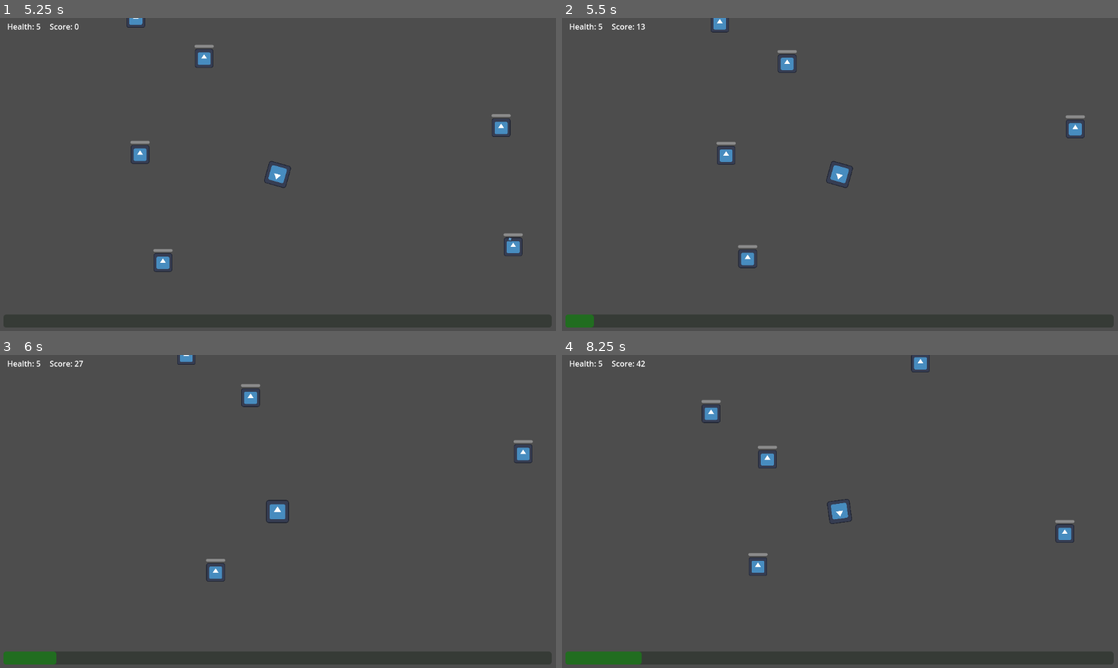
Above: before the commit, frames 1-4 (two rows, left to right).
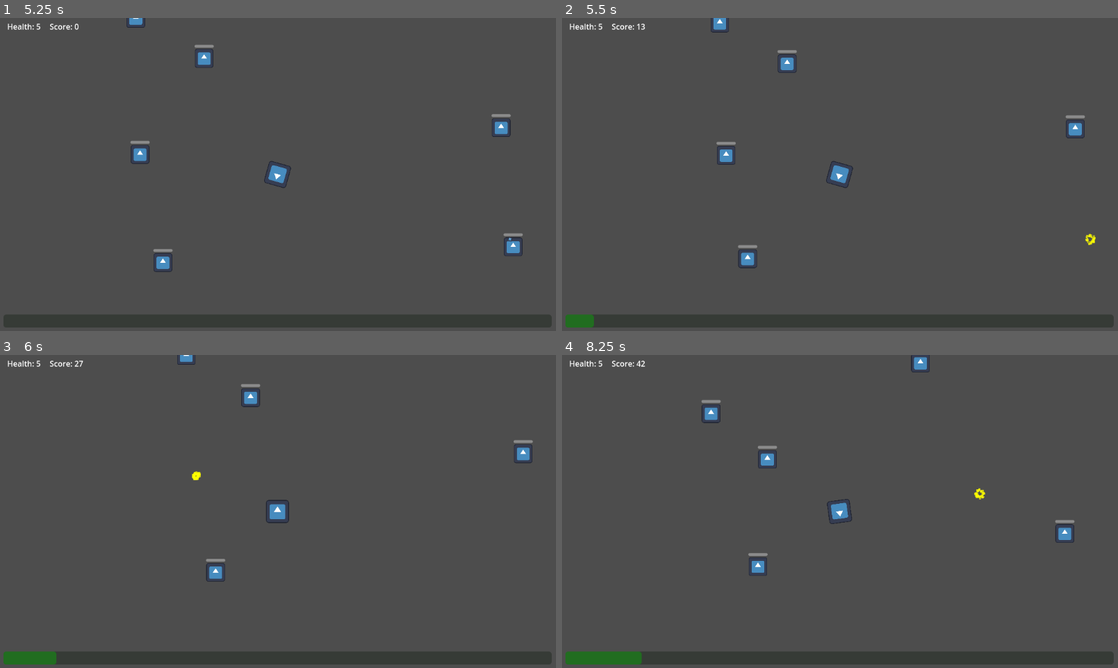
Above: after the commit, the same moments.

Repository: pengpa0012/godot-2d-survivor
Game: Godot game, scene res://scene/start_menu.tscn
Two runs of this game, one before a commit and one after it. Both use one fixed random seed, a clock stepped at 60 frames per second and the inputs below. The engine's default icon, where the game draws it, is replaced by a stand-in: a white triangle on a blue panel in a dark square. Sound files missing from this copy of the repository are replaced by a short silence.
Inputs (mouse positions are in pixels of both pictures, inside the frame that each line leads up to):
- Up to frame 1 (5.25 s): click "START" at 0.5 s; move the mouse to (400, 158) at 1.27 s; hold Right (ui_right) 1.28-2.03 s; move the mouse to (166, 190) at 2.02 s; hold Down (ui_down) 2.03-2.78 s; move the mouse to (333, 105) at 2.77 s; hold Right (ui_right) 2.78-3.53 s; move the mouse to (250, 237) at 3.52 s; hold Up (ui_up) 3.53-4.28 s; move the mouse to (444, 221) at 4.27 s; hold Left (ui_left) from 4.28 s (still down); move the mouse to (111, 127) at 5.02 s
- Up to frame 2 (5.5 s): keep holding Left (ui_left)
- Up to frame 3 (6 s): move the mouse to (305, 511) at 5.77 s; release Left (ui_left) at 5.78 s; hold Down (ui_down) from 5.78 s (still down)
- Up to frame 4 (8.25 s): move the mouse to (756, 433) at 6.52 s; release Down (ui_down) at 6.53 s; hold Right (ui_right) 6.53-7.28 s; move the mouse to (962, 495) at 7.27 s; hold Up (ui_up) 7.28-8.03 s; move the mouse to (728, 527) at 8.02 s; hold Right (ui_right) from 8.03 s (still down)

Frame 1 is identical in both runs. In frame 2, less than 0.1% of the frame differs, in the area x 94-96%, y 68-73%; in frame 3, less than 0.1%; in frame 4, less than 0.1%, in the area x 74-77%, y 42-47%.

Commit message:
added sfx, particles, enemy speed

Diff:
--- a/project.godot
+++ b/project.godot
@@ -21,6 +21,7 @@
 
 [display]
 
+window/size/mode=3
 window/stretch/mode="viewport"
 
 [input]
--- a/scene/enemy.tscn
+++ b/scene/enemy.tscn
@@ -1,7 +1,8 @@
-[gd_scene load_steps=5 format=3 uid="uid://dxgdhq8b6ktc"]
+[gd_scene load_steps=6 format=3 uid="uid://dxgdhq8b6ktc"]
 
 [ext_resource type="Script" path="res://script/enemy.gd" id="1_ntoe2"]
 [ext_resource type="Texture2D" uid="uid://bhyxpw32i750f" path="res://icon.svg" id="1_ou4e2"]
+[ext_resource type="AudioStream" uid="uid://clcfsab1s5i62" path="res://sfx/explode.mp3" id="3_72gd2"]
 
 [sub_resource type="RectangleShape2D" id="RectangleShape2D_2xhui"]
 size = Vector2(39.25, 38)
@@ -32,3 +33,8 @@
 offset_bottom = -22.0
 value = 100.0
 show_percentage = false
+
+[node name="death" type="AudioStreamPlayer2D" parent="."]
+stream = ExtResource("3_72gd2")
+
+[connection signal="finished" from="death" to="." method="_on_death_finished"]
--- a/scene/player.tscn
+++ b/scene/player.tscn
@@ -1,8 +1,10 @@
-[gd_scene load_steps=6 format=3 uid="uid://cxgeferijl2u"]
+[gd_scene load_steps=8 format=3 uid="uid://cxgeferijl2u"]
 
 [ext_resource type="Script" path="res://script/player.gd" id="1_uhno3"]
 [ext_resource type="Texture2D" uid="uid://bhyxpw32i750f" path="res://icon.svg" id="1_xc014"]
+[ext_resource type="AudioStream" uid="uid://cual6ks0omxvk" path="res://sfx/shoot.mp3" id="2_acj3s"]
 [ext_resource type="Script" path="res://script/aim.gd" id="2_bll8h"]
+[ext_resource type="AudioStream" uid="uid://bbm85y2to3dxo" path="res://sfx/hurt.mp3" id="2_t8l5s"]
 
 [sub_resource type="RectangleShape2D" id="RectangleShape2D_d4dsk"]
 size = Vector2(42.5, 42.5)
@@ -12,6 +14,14 @@
 
 [node name="player" type="CharacterBody2D"]
 script = ExtResource("1_uhno3")
+
+[node name="hurt" type="AudioStreamPlayer2D" parent="."]
+stream = ExtResource("2_t8l5s")
+volume_db = 10.0
+
+[node name="shoot" type="AudioStreamPlayer2D" parent="."]
+stream = ExtResource("2_acj3s")
+volume_db = -10.0
 
 [node name="fire" type="Timer" parent="."]
 autostart = true
--- a/scene/projectile.tscn
+++ b/scene/projectile.tscn
@@ -1,10 +1,15 @@
-[gd_scene load_steps=4 format=3 uid="uid://c84j67ebm38la"]
+[gd_scene load_steps=5 format=3 uid="uid://c84j67ebm38la"]
 
 [ext_resource type="Texture2D" uid="uid://bhyxpw32i750f" path="res://icon.svg" id="1_248yl"]
 [ext_resource type="Script" path="res://script/projectile.gd" id="1_xwa6r"]
 
 [sub_resource type="CircleShape2D" id="CircleShape2D_ldqrk"]
 radius = 4.0
+
+[sub_resource type="Curve" id="Curve_1o3hh"]
+max_value = 10.0
+_data = [Vector2(0, 0.769231), 0.0, 0.0, 0, 0, Vector2(1, 0), 0.0, 0.0, 0, 0]
+point_count = 2
 
 [node name="projectile" type="Area2D"]
 script = ExtResource("1_xwa6r")
@@ -18,5 +23,26 @@
 
 [node name="VisibleOnScreenNotifier2D" type="VisibleOnScreenNotifier2D" parent="."]
 
+[node name="particles" type="CPUParticles2D" parent="."]
+emitting = false
+amount = 60
+lifetime = 0.5
+one_shot = true
+explosiveness = 1.0
+spread = 180.0
+gravity = Vector2(0, 0)
+initial_velocity_min = 19.5
+initial_velocity_max = 39.7
+radial_accel_min = 100.0
+radial_accel_max = 100.0
+scale_amount_min = 5.0
+scale_amount_max = 10.0
+scale_amount_curve = SubResource("Curve_1o3hh")
+color = Color(1, 1, 0, 0.654902)
+
+[node name="death_delay" type="Timer" parent="."]
+wait_time = 0.5
+
 [connection signal="body_shape_entered" from="." to="." method="_on_body_shape_entered"]
 [connection signal="screen_exited" from="VisibleOnScreenNotifier2D" to="." method="_on_visible_on_screen_notifier_2d_screen_exited"]
+[connection signal="timeout" from="death_delay" to="." method="_on_death_delay_timeout"]
--- a/script/enemy.gd
+++ b/script/enemy.gd
@@ -2,11 +2,27 @@
 
 @onready var player = get_node("/root/world/player")
 @onready var HEALTH_BAR = $HealthBar
+@onready var colShape = get_node("CollisionShape2D")
+@onready var colAreaShape = get_node("enemy/CollisionShape2D")
 var SPEED = 50
 var HEALTH = 1.0
 var INIT_HEALTH = 1.0
+var IS_DEAD = false
+var soundPlayed = false
 
 func _physics_process(delta):
+	if IS_DEAD && !soundPlayed:
+		$death.play()
+		$Icon.visible = false
+		$HealthBar.visible = false
+		colShape.disabled = true
+		colAreaShape.disabled = true
+		soundPlayed = true
+
 	if is_instance_valid(player):
 		velocity = position.direction_to(player.position) * SPEED
 		move_and_slide()
+
+
+func _on_death_finished():
+	queue_free()
--- a/script/player.gd
+++ b/script/player.gd
@@ -23,18 +23,20 @@
 
 
 func shoot():
+	$shoot.play()
 	var rotate = 0
 	for n in Global.PROJECTILE_COUNT:
 		var bullet = bullet_scene.instantiate() as Area2D
 		bullet.position = self.position
 		bullet.transform = aim.transform
 		bullet.rotate(rotate)
-		rotate += 0.1
+		rotate += (0.1 + n) * 0.1 if n % 2 == 0 else (0.1 + n) * -0.1
 		add_child(bullet)
 
 func _on_hitbox_area_entered(area):
 	if area.name == "enemy":
 		Global.HEALTH -= 1
+		$hurt.play()
 	healthUI.text = "Health: " + str(Global.HEALTH)
 	if Global.HEALTH <= 0:
 		queue_free()
--- a/script/projectile.gd
+++ b/script/projectile.gd
@@ -6,17 +6,19 @@
 @onready var player = get_node("/root/world/player")
 
 var SPEED = 750
+var IS_HIT = false
 
 func _process(delta):
-	position += transform.x * SPEED * delta
-
+	if !IS_HIT:
+		position += transform.x * SPEED * delta
 
 func _on_body_shape_entered(body_rid, body, body_shape_index, local_shape_index):
-	if body.name != "player":
+	if body.name != "player" && !$CollisionShape2D.disabled:
+		IS_HIT = true
 		Global.SCORE += 10 + randi_range(1, 5)
 		Global.UPGRADE_SCORE += 20 + randf_range(1, 5)
 		upgradeScoreUI.value = Global.UPGRADE_SCORE / Global.UPGRADE_SCORE_TARGET * 100
-		if Global.UPGRADE_SCORE >= Global.UPGRADE_SCORE_TARGET && player.fireTimer.wait_time && Global.PROJECTILE_COUNT < 100:
+		if Global.UPGRADE_SCORE >= Global.UPGRADE_SCORE_TARGET && player.fireTimer.wait_time != 0.1 && Global.PROJECTILE_COUNT < 100:
 			upgradeListUI.visible = true
 			get_tree().paused = true
 			# Popup upgrade UI here
@@ -28,8 +30,15 @@
 		body.HEALTH_BAR.value = floor(((body.HEALTH - 1) / body.INIT_HEALTH) * 100)
 		body.HEALTH -= 1
 		if body.HEALTH <= 0:
-			body.queue_free()
-		queue_free()
+			body.IS_DEAD = true
+		$particles.emitting = true
+		$death_delay.start()
+		$Icon.visible = false
+		$CollisionShape2D.disabled = true
+
 
 func _on_visible_on_screen_notifier_2d_screen_exited():
 	queue_free()
+
+func _on_death_delay_timeout():
+	queue_free()
--- a/script/world.gd
+++ b/script/world.gd
@@ -15,6 +15,7 @@
 		enemy.position.y = player.position.y + randi_range(-1000, 1000)
 		# Adjust health depends on score
 		enemy.HEALTH = floor(Global.SCORE / 500.0) + 1
+		enemy.SPEED = floor(Global.SCORE / 100.0) + 50
 		enemy.INIT_HEALTH = enemy.HEALTH
 		MIN_ENEMY = floor(Global.SCORE / 100) + 100
 		enemies.add_child(enemy)
Not shown, added: sfx/explode.mp3.import
Not shown, added: sfx/hurt.mp3.import
Not shown, added: sfx/shoot.mp3.import
Not shown, added: sfx/explode.mp3
Not shown, added: sfx/hurt.mp3
Not shown, added: sfx/shoot.mp3
